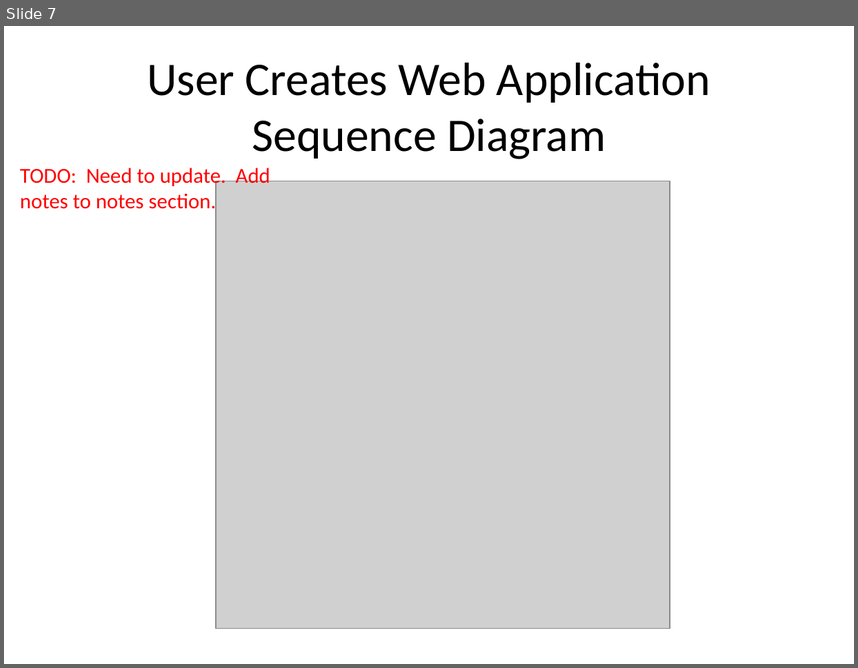
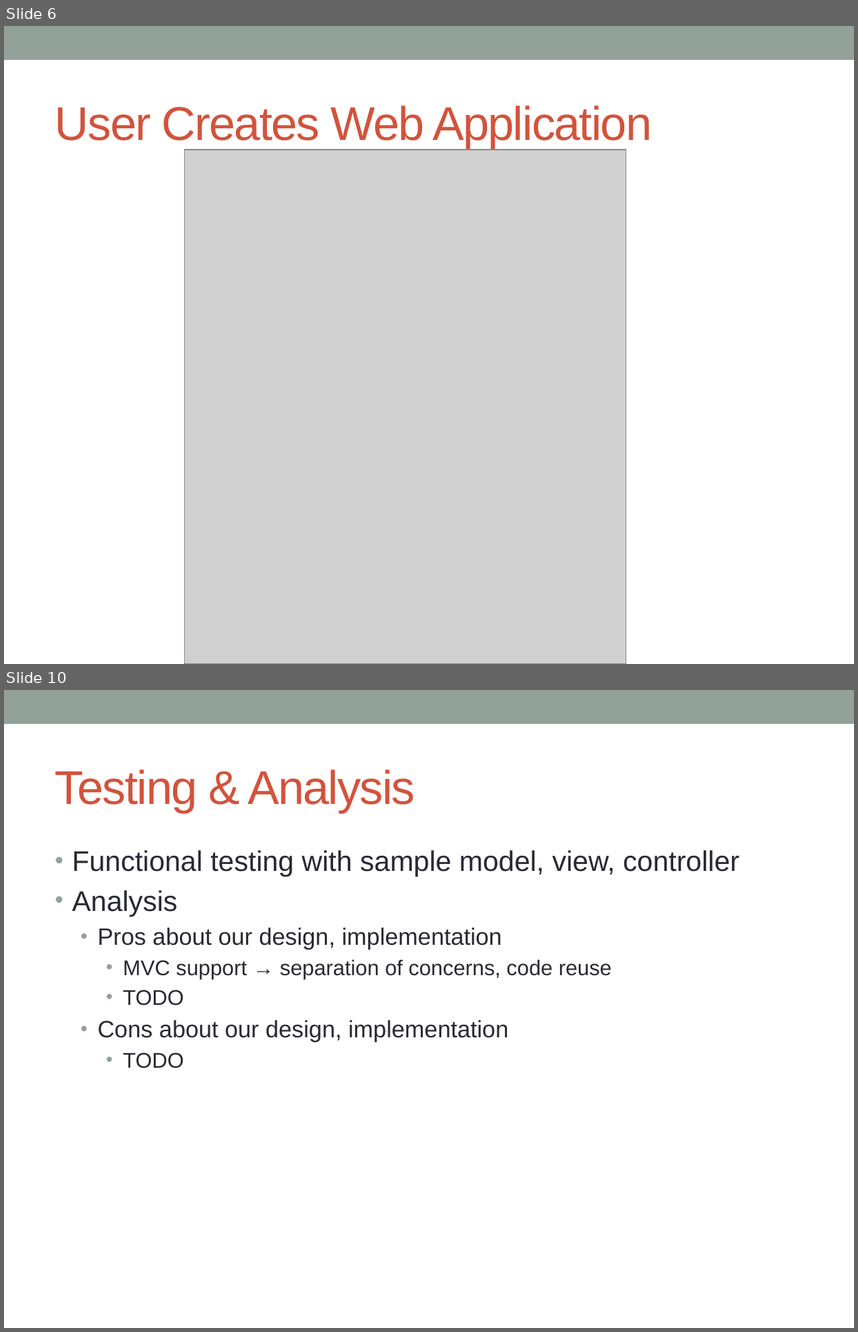
Before and after one commit to nodemvc/node-mvc, a slide deck: Documents/nodeMvcPresentation.pptx. Shown one above the other, each under a label of ours: slide 7 before the commit, slides 6 and 10 after it; the slides between them are not shown. The pictures are 858x668 and 858x1332 pixels, drawn with LibreOffice and Linux fonts; fonts in the diff are those of the drawing; grey boxes stand for pictures. Boxes give left, top, right and bottom in pixels: in the first picture for what was removed or moved away, otherwise in the second. Text is boxed around its words. In the diff, an @@ line names an element or a change of style, - is before the commit and + after.

Commit message:
Updated diagrams.

```diff
--- a/Documents/nodeMvcPresentation.pptx
+++ b/Documents/nodeMvcPresentation.pptx
@@ slide 10 added at (x1=4, y1=690, x2=854, y2=1328), background #FFFFFF; not listed: 1 template element that a slide beside it also shows @@
@@ title added at (x1=55, y1=769, x2=415, y2=813), 40 pt, text #D2533C @@
+Testing & Analysis
@@ text added at (x1=72, y1=850, x2=740, y2=1068), 20 pt, text #292934 @@
+• Functional testing with sample model, view, controller
+• Analysis
+  • Pros about our design, implementation
+    • MVC support → separation of concerns, code reuse
+    • TODO
+  • Cons about our design, implementation
+    • TODO
@@ what was slide 7 is now slide 6 @@
@@ slide 6 changed as well @@
@@ rectangle added at (x1=4, y1=26, x2=854, y2=60), fill #93A299 @@
@@ title at (x1=55, y1=105, x2=652, y2=149): text changed; size 39.6 to 40 pt; font Calibri to Arial; text colour #000000 to #D2533C @@
-User Creates Web Application Sequence Diagram
+User Creates Web Application
@@ picture resized from (x1=216, y1=181, x2=670, y2=628) to (x1=184, y1=150, x2=626, y2=664) @@
@@ text removed at (x1=20, y1=165, x2=270, y2=214) @@
-TODO: Need to update. Add notes to notes section.
```
Also in this commit, not shown: 7 other slides changed, 5 other slides added, 4 slides removed.
